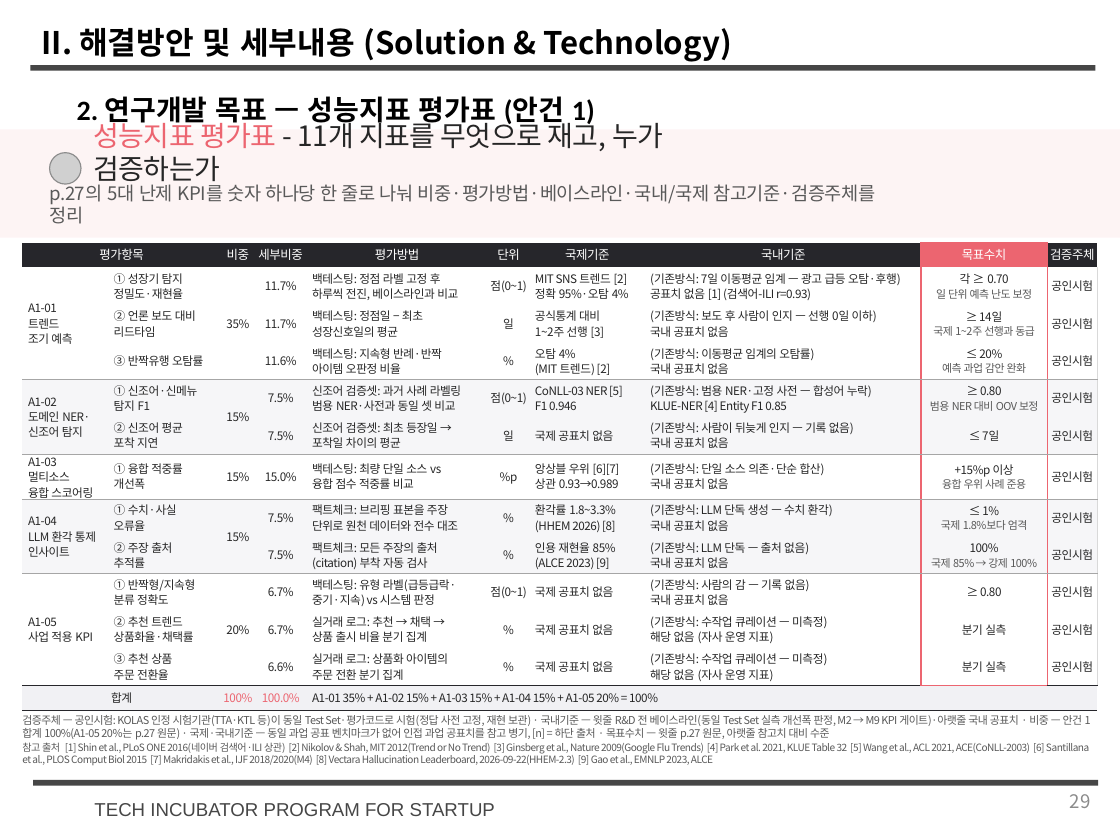
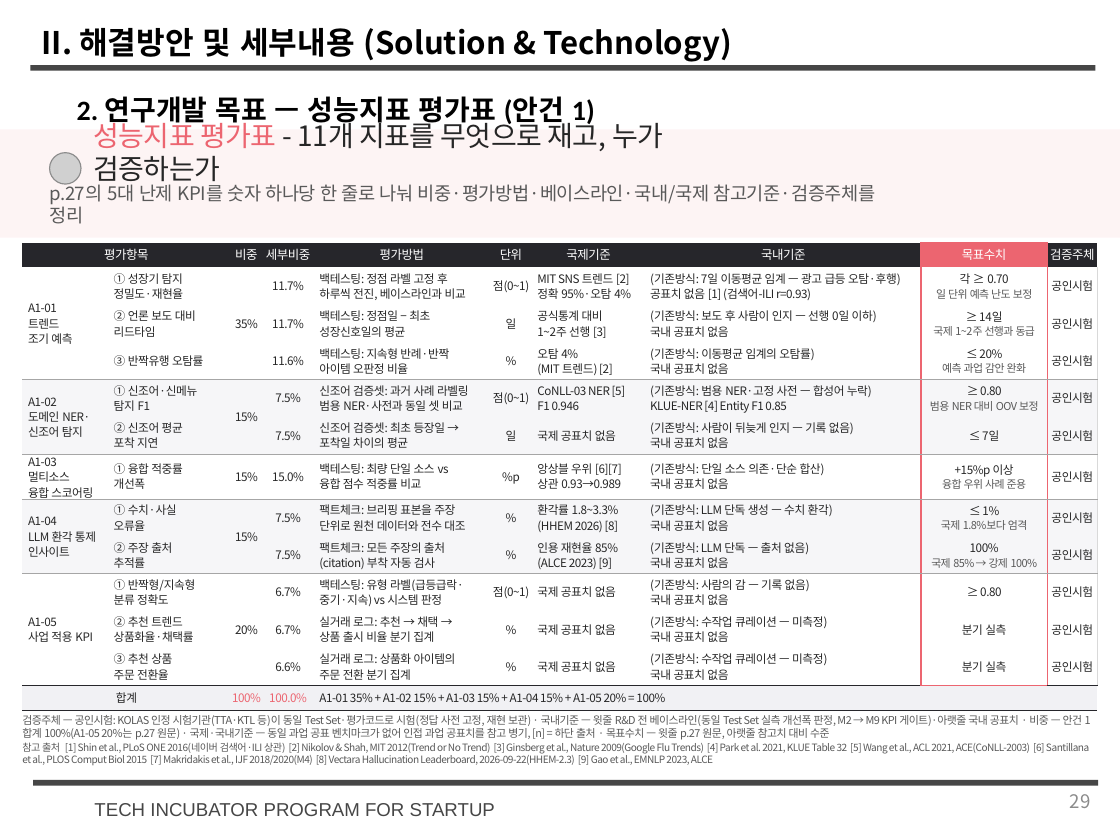
Before and after one commit to hsw4606/ddagiro-tips-task, a slide deck: slide 29 of BOX/(수정반영)딸기로컴퍼니_TIPS_연구개발계획서_신서식 0727_성능지표정리반영.pptx. Drawn at 1120x840 pixels with LibreOffice and Linux fonts; fonts in the diff are those of the drawing; grey boxes stand for pictures; background and template pictures are left out. Boxes give left, top, right and bottom in pixels: in the first picture for what was removed or moved away, otherwise in the second. Text is boxed around its words. In the diff, an @@ line names an element or a change of style, - is before the commit and + after.

```diff
--- a/BOX/(수정반영)딸기로컴퍼니_TIPS_연구개발계획서_신서식 0727_성능지표정리반영.pptx
+++ b/BOX/(수정반영)딸기로컴퍼니_TIPS_연구개발계획서_신서식 0727_성능지표정리반영.pptx
@@ table at box(22, 243, 1098, 710) @@
-row 11, column 8: (기존방식: 수작업 큐레이션 — 미측정) 해당 없음 (자사 운영 지표)
+row 11, column 8: (기존방식: 수작업 큐레이션 — 미측정) 국내 공표치 없음
-row 12, column 8: (기존방식: 수작업 큐레이션 — 미측정) 해당 없음 (자사 운영 지표)
+row 12, column 8: (기존방식: 수작업 큐레이션 — 미측정) 국내 공표치 없음
```
Also in this commit, not shown: 1 other slide changed.
